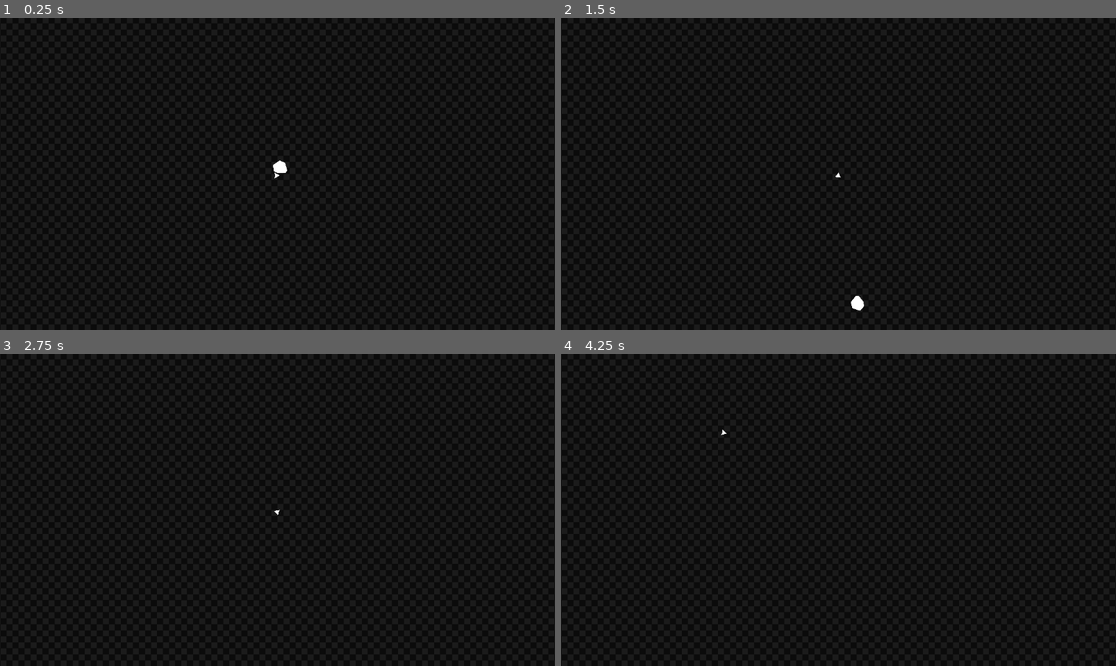
Above: before the commit, frames 1-4 (two rows, left to right).
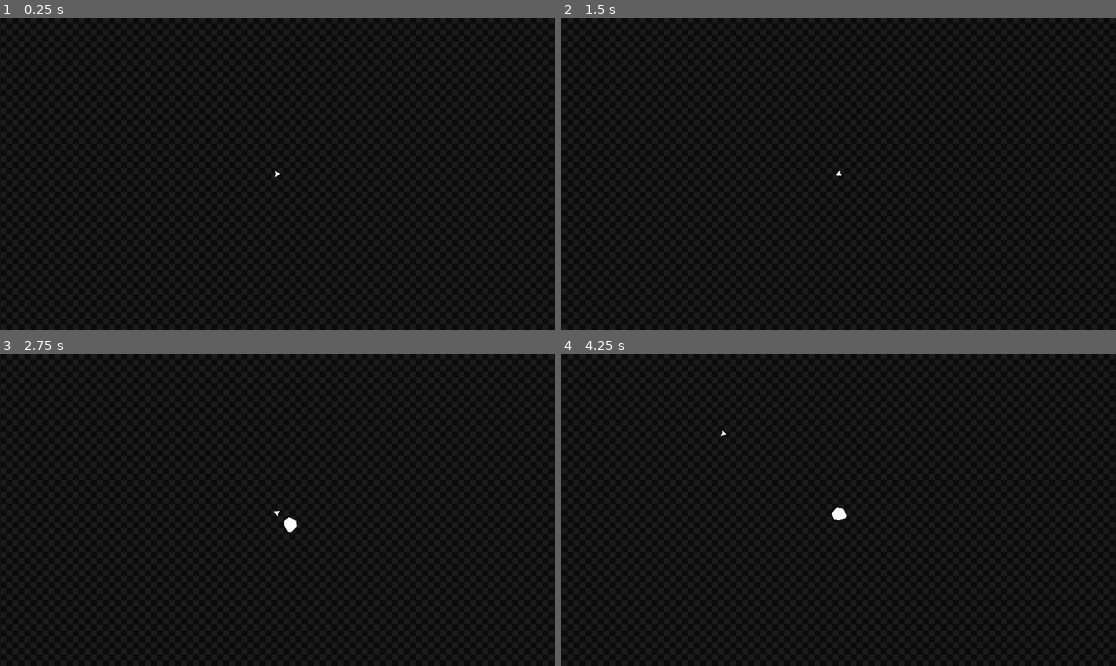
Above: after the commit, the same moments.

Repository: VI6IX/asteroidestroy
Game: Godot game, scene res://scenes/main.tscn
The game is run twice, just before and just after one commit, with the same random seed, the same clock (stepped at 60 frames per second) and the same inputs.
Inputs (mouse positions are in pixels of both pictures, inside the frame that each line leads up to):
- Up to frame 1 (0.25 s): no input
- Up to frame 2 (1.5 s): move the mouse to (960, 158) at 0.52 s; press the mouse at (960, 158) at 0.53 s; hold D (pan_Right) 0.53-1.28 s; move the mouse to (727, 189) at 1.27 s; release the mouse at (727, 189) at 1.28 s; hold A (pan_Left) from 1.28 s (still down); click (727, 189) at 1.35 s
- Up to frame 3 (2.75 s): tap Enter at 2 s; move the mouse to (333, 441) at 2.02 s; release A (pan_Left) at 2.03 s; press the mouse at (333, 441) at 2.03 s; hold D (pan_Right) from 2.03 s (still down)
- Up to frame 4 (4.25 s): move the mouse to (810, 572) at 2.77 s; release D (pan_Right) at 2.78 s; release the mouse at (810, 572) at 2.78 s; hold W (thrust) 2.78-3.53 s; click (810, 572) at 2.85 s; move the mouse to (1005, 556) at 3.52 s; press the mouse at (1005, 556) at 3.53 s; hold A (pan_Left) from 3.53 s (still down)

The runs differ from the first frame. In frame 1, less than 0.1% of the frame differs, in the area x 49-52%, y 45-52%; in frame 2, 0.1%, in the area x 49-55%, y 48-94%; in frame 3, less than 0.1%; in frame 4, less than 0.1%.

Commit message:
feat: implement asteroid instantiation

Diff:
--- a/scenes/asteroid_spawner.tscn
+++ b/scenes/asteroid_spawner.tscn
@@ -4,3 +4,9 @@
 
 [node name="Asteroid Spawner" type="Node2D"]
 script = ExtResource("1_l5w2k")
+
+[node name="Timer" type="Timer" parent="."]
+wait_time = 2.0
+autostart = true
+
+[connection signal="timeout" from="Timer" to="." method="_on_timer_timeout"]
--- a/scripts/asteroid_spawner.gd
+++ b/scripts/asteroid_spawner.gd
@@ -1,18 +1,22 @@
 extends Node2D
 
 @onready var ASTEROID := preload("res://scenes/asteroid.tscn");
+@onready var TIMER : Timer = $Timer;
 
 @export var asteroid_limit : int = 2;
 @export var asteroid_count : int = 0;
-
 
 func Instantiate_Asteroid():
 	var asteroid_instance = ASTEROID.instantiate();
 	add_child(asteroid_instance);
 	pass
 
-func _ready() -> void:
-	Instantiate_Asteroid();
-
 func _process(_delta: float) -> void:
 	pass
+
+func _on_timer_timeout() -> void:
+	if asteroid_count < asteroid_limit:
+		print("Asteroids can be instantiated.");
+		Instantiate_Asteroid();
+	else:
+		print("Asteroid limit reached: asteroids cannot be instantiated.");
